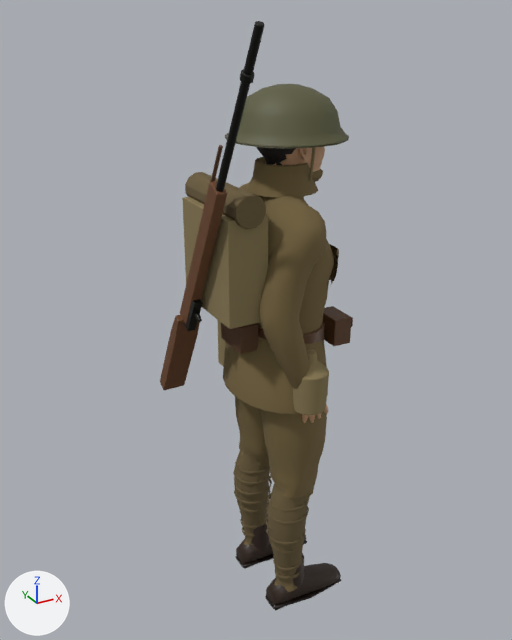
A saved change to the Blender file assets/blender/crew_soldier.blend.
Before and after are seen from a camera (50 mm lens) standing at (-1.002, -1.712, 1.881) and looking at (-0.055, 0.009, 1.02). Every picture has the same lights, and +X, +Y and +Z are marked at lower left. The older version comes first.

The first picture shows 'Body', 'RifleMesh'.
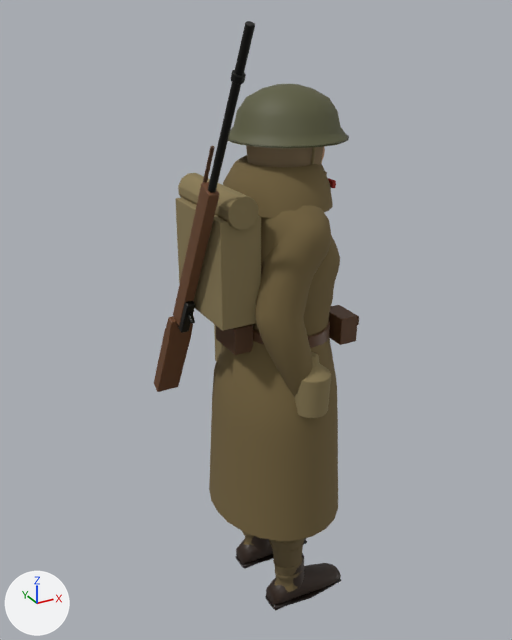
ob_rifle is not drawn itself; it is the parent of ob_riflemesh.

What differs and where, as boxes [x1, y1, x2, y2] in the pictures (512 x 640 px; the box of a moved part takes in the faces that stretch with it):
'Body', reshaped (8% wider)
    before: [182, 84, 353, 610]
    after: [175, 84, 359, 610]
'RifleMesh', moved
    before: [160, 21, 265, 390]
    after: [154, 21, 255, 392]
part 1 of me_base, moved or reshaped
    before: [323, 306, 351, 346]
    after: [329, 305, 358, 345]
part 2 of me_base, moved or reshaped
    before: [221, 323, 258, 354]
    after: [216, 324, 253, 355]
part 3 of me_base, moved or reshaped (mostly hidden)
    before: [217, 320, 226, 367]
    after: [214, 324, 223, 361]
part 4 of me_base, moved or reshaped (not visible afterwards)
    before: [182, 197, 268, 329]
part 5 of me_base, added
    after: [328, 178, 336, 188]
part 6 of me_base, added
    after: [175, 198, 261, 331]
part 7 of me_base, added (brown)
    after: [209, 338, 338, 541]
part 8 of me_base, added (brown)
    after: [223, 155, 333, 218]
part 9 of me_base, added (brown)
    after: [246, 146, 323, 167]
part 10 of me_base, moved or reshaped
    before: [185, 147, 339, 579]
    after: [178, 148, 340, 583]

The change, as a list of edits to the scene's bpy script:
```text
Add mat_fur:
    mat_fur = principled_material('Fur')
    mat_fur.base_color = (0.275, 0.195, 0.107)  # brown #8f7a5c
    mat_fur.roughness = 1.0
Change me_base:
    used by ob_body; location = (0.0, 0.0, 0.0)
    remove me_base.from_pydata(...)  # 7173 vertices, 10002 faces; spans x -0.22..0.21, y -0.25..0.23, z 0.0..1.7
    add me_base.from_pydata(...)  # 7277 vertices, 10111 faces; spans x -0.24..0.21, y -0.27..0.25, z 0.0..1.7
    me_base part 1: the loose piece of 56 vertices spanning x 0.12..0.18, y -0.16..-0.05, z 0.96..1.04 is moved by (0.02, 0.0, 0.0)
    me_base part 2: the loose piece of 56 vertices spanning x -0.15..-0.09, y -0.06..0.06, z 0.96..1.04 is moved by (-0.02, 0.0, 0.0)
    me_base part 3: the loose piece of 56 vertices spanning x -0.09..0.11, y 0.15..0.21, z 0.8..1.0 is moved by (0.0, 0.02, 0.0)
    me_base part 4: the loose piece of 56 vertices spanning x -0.22..-0.1, y -0.14..0.14, z 1.09..1.39 is scaled about its middle by (0.0746, 0.107, 0.063), then moved by (0.3, 0.08, 0.2), in mat_collar (red #9c2a22)
    me_base part 5: the loose piece of 56 vertices spanning x 0.1..0.11, y -0.05..-0.01, z 1.46..1.48 is copied, and the copy is moved by (0.03, -0.05, -0.04); it spans x 0.13..0.14, y -0.1..-0.07, z 1.42..1.44
    me_base part 6: the loose piece of 56 vertices spanning x -0.22..-0.1, y -0.14..0.14, z 1.09..1.39 is copied, and the copy is moved by (-0.02, 0.0, 0.0); it spans x -0.24..-0.12, y -0.14..0.14, z 1.09..1.39
    me_base part 7: a new loose piece of 192 vertices spanning x -0.2..0.21, y -0.25..0.25, z 0.37..1.01, in mat_wool (brown #75643f)
    me_base part 8: a new loose piece of 168 vertices spanning x -0.15..0.16, y -0.18..0.18, z 1.38..1.5, in mat_wool (brown #75643f)
    me_base part 9: a new loose piece of 114 vertices spanning x -0.08..0.1, y -0.11..0.11, z 1.47..1.58, in mat_fur (brown #8f7a5c)
    me_base part 10: 194 vertices moved within x -0.19..0.15, y -0.22..0.21, z 0.13..1.59; 3435 vertices removed from x -0.21..0.16, y -0.25..0.23, z 0.08..1.65; 2817 vertices added at x -0.23..0.16, y -0.27..0.24, z 0.13..1.62
    other edits to the shape of me_base do not show in these pictures
    add me_base.materials.append(mat_fur)  # brown #8f7a5c
Change ob_rifle:
    ob_rifle.location: (-0.247, 0.0, 1.216) -> (-0.268, 0.0, 1.216)
```
